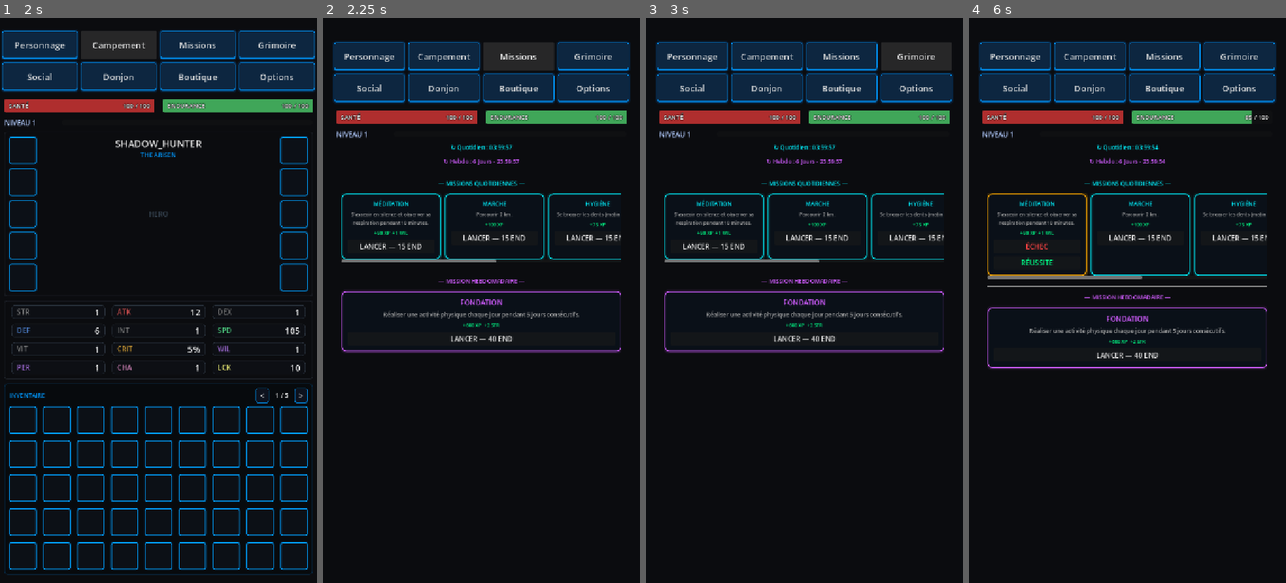
Above: before the commit, frames 1-4 (left to right).
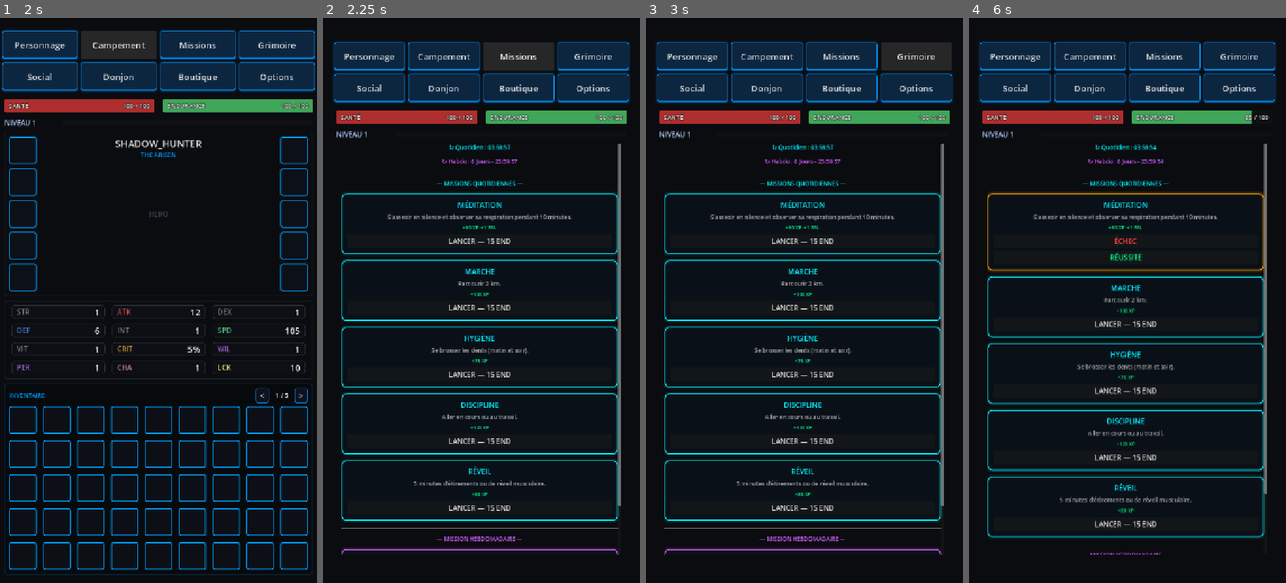
Above: after the commit, the same moments.

Repository: Argoht/Jeu
Game: Godot game, scene res://Scenes/main_scene.tscn
Two runs of this game, one before a commit and one after it. Both use one fixed random seed, a clock stepped at 60 frames per second and the inputs below. This scene is started directly instead of the project's main scene.
Inputs:
- Up to frame 1 (2 s): click "Personnage" at 0.5 s; click "Campement" at 1.25 s
- Up to frame 2 (2.25 s): click "Missions" at 2 s
- Up to frame 3 (3 s): click "Grimoire" at 2.75 s
- Up to frame 4 (6 s): click "Social" at 3.5 s; click "Donjon" at 4.25 s; click "Boutique" at 5 s; click "LANCER — 15 END" at 5.75 s

Frame 1 is identical in both runs. In frame 2, 9.4% of the frame differs, in the area x 5-94%, y 22-95%; in frame 3, 9.4%; in frame 4, 10%.

Commit message:
fix: missions en liste verticale pleine largeur, scroll vers le bas
Supprime définitivement le carrousel horizontal. Les 5 quêtes
quotidiennes s'affichent en cartes pleine largeur empilées, on défile
avec le doigt vers le bas pour les voir toutes.

https://claude.ai/code/session_019T2txxZBcmxeHzpZfuDRYS

Diff:
--- a/jeu/Scripts/MissionsUI.gd
+++ b/jeu/Scripts/MissionsUI.gd
@@ -3,8 +3,6 @@
 var _vbox: VBoxContainer
 var _timer_acc: float = 0.0
 
-# 3 cartes visibles sur 696px utiles (720 - 24 marges), avec 2 gaps de 10px
-const CARD_W := 225
 
 func _ready():
 	size_flags_horizontal = Control.SIZE_EXPAND_FILL
@@ -46,7 +44,15 @@
 	_vbox.add_child(t_weekly)
 
 	_add_section_header("MISSIONS QUOTIDIENNES", Color("#00f2ff"))
-	_vbox.add_child(_build_daily_carousel())
+	if GlobalEngine.available_missions.is_empty():
+		var empty = Label.new()
+		empty.text = "Missions épuisées."
+		empty.horizontal_alignment = HORIZONTAL_ALIGNMENT_CENTER
+		empty.add_theme_color_override("font_color", Color("#555555"))
+		_vbox.add_child(empty)
+	else:
+		for m in GlobalEngine.available_missions:
+			_vbox.add_child(_create_card(m, false, 0))
 
 	_add_section_header("MISSION HEBDOMADAIRE", Color("#d15cff"))
 	if GlobalEngine.available_weekly_missions.is_empty():
@@ -59,25 +65,6 @@
 		for m in GlobalEngine.available_weekly_missions:
 			_vbox.add_child(_create_card(m, true, 0))
 
-func _build_daily_carousel() -> ScrollContainer:
-	var hscroll = ScrollContainer.new()
-	hscroll.size_flags_horizontal = Control.SIZE_EXPAND_FILL
-	hscroll.vertical_scroll_mode = ScrollContainer.SCROLL_MODE_DISABLED
-
-	var hbox = HBoxContainer.new()
-	hbox.add_theme_constant_override("separation", 10)
-	hscroll.add_child(hbox)
-
-	if GlobalEngine.available_missions.is_empty():
-		var empty = Label.new()
-		empty.text = "Missions épuisées."
-		empty.add_theme_color_override("font_color", Color("#555555"))
-		hbox.add_child(empty)
-	else:
-		for m in GlobalEngine.available_missions:
-			hbox.add_child(_create_card(m, false, CARD_W))
-
-	return hscroll
 
 func _add_section_header(text: String, color: Color):
 	_vbox.add_child(HSeparator.new())
@@ -131,7 +118,7 @@
 	var title = Label.new()
 	title.text = m_data.title.to_upper()
 	title.horizontal_alignment = HORIZONTAL_ALIGNMENT_CENTER
-	title.add_theme_font_size_override("font_size", 13 if card_width > 0 else 16)
+	title.add_theme_font_size_override("font_size", 16)
 	title.add_theme_color_override("font_color", Color("#00f2ff") if not is_weekly else Color("#d15cff"))
 	title.autowrap_mode = TextServer.AUTOWRAP_WORD
 	v.add_child(title)
@@ -140,7 +127,7 @@
 	desc.text = m_data.description
 	desc.horizontal_alignment = HORIZONTAL_ALIGNMENT_CENTER
 	desc.autowrap_mode = TextServer.AUTOWRAP_WORD
-	desc.add_theme_font_size_override("font_size", 11 if card_width > 0 else 13)
+	desc.add_theme_font_size_override("font_size", 13)
 	desc.add_theme_color_override("font_color", Color(0.68, 0.68, 0.68))
 	v.add_child(desc)
 
